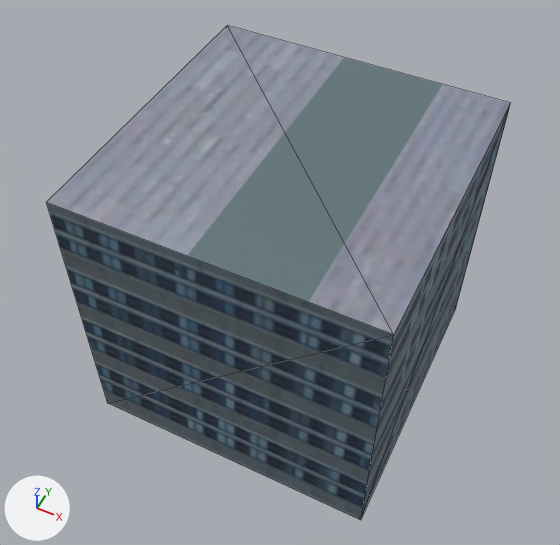
Renders of the OBJ model PA10/models/building4.obj from each side of a commit.
Camera for both pictures: a camera (50 mm lens) standing at (1.51, -3.19, 4.06) and looking at (-0.02, -0.14, 0.25). The axes (+X, +Y, +Z) are drawn at lower left. The lights are the same throughout. Mesh edges are drawn as thin lines. Where no turn or scale is listed for an object, it has been applied to the vertices.

Script lines for the objects in view, before the commit:
```python
me_cube = bpy.data.meshes.new('Cube')
me_cube.from_pydata(...)  # a box spanning x -1.0..1.0, y -1.0..1.0, z -0.81..1.19
me_cube.materials.append(mat_material)  # picture img_building_texture_png
ob_cube = bpy.data.objects.new('Cube', me_cube)
ob_cube.location = (0.0, 0.0, 0.0)
```
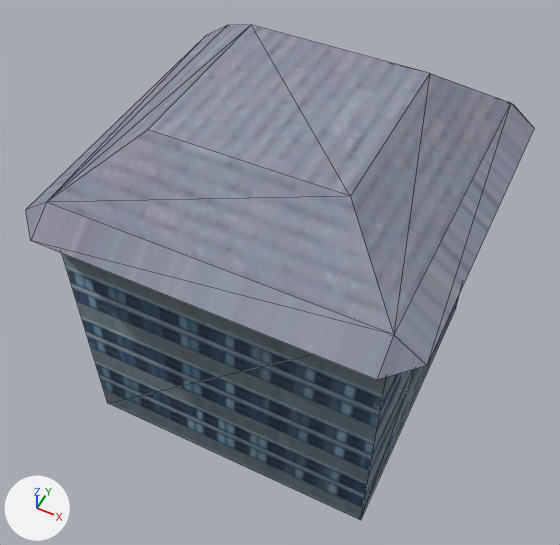
Changed parts and their boxes [x1, y1, x2, y2] in the pictures (560 x 545 px):
'Cube', reshaped (9% wider)
    before: [46, 26, 510, 520]
    after: [26, 25, 534, 520]
part 1 of me_cube, built on
    before: [47, 26, 510, 335]
    after: [26, 25, 534, 380]

What the commit changed:
me_cube is used by ob_cube; location (0.0, 0.0, 0.0).
me_cube had 8 vertices, 12 faces and spanned x -1.0..1.0, y -1.0..1.0, z -0.81..1.19.
me_cube now has 20 vertices, 32 faces and spans x -1.18..1.18, y -1.18..1.18, z -0.81..1.53.
Part 1, on me_cube:
2 faces are deleted.
12 vertices are added at x -1.18..1.18, y -1.18..1.18, z 1.06..1.53.
22 new faces join them.
